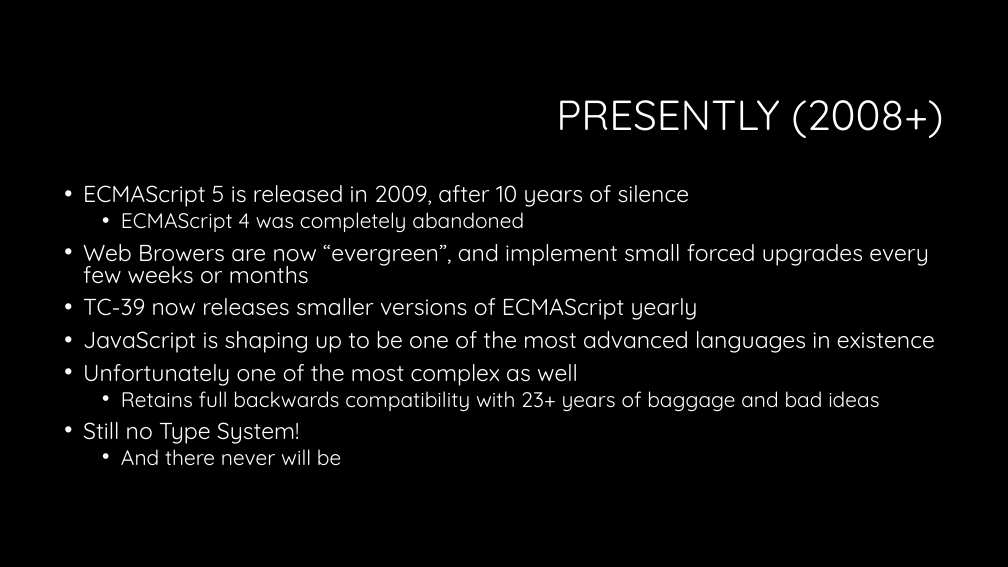
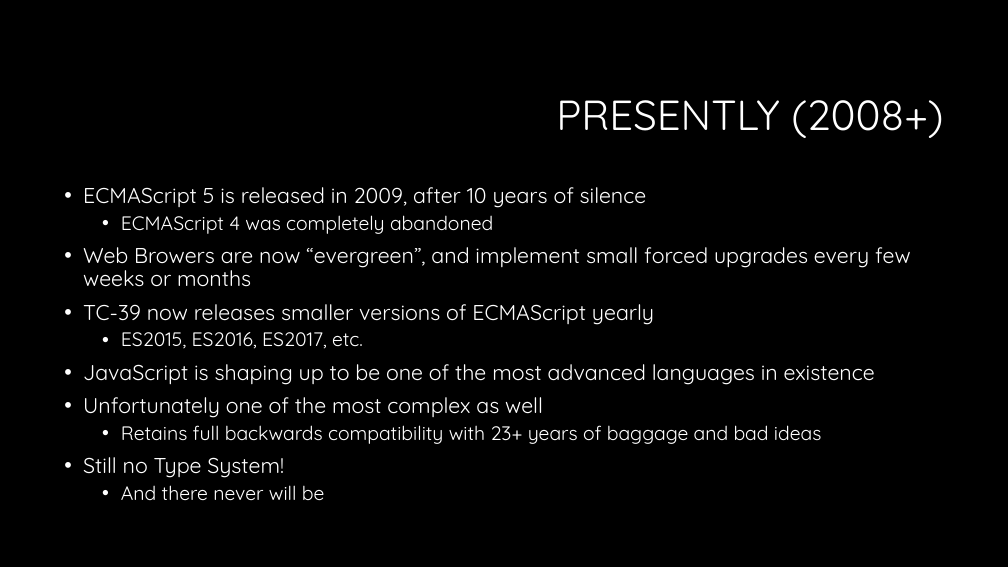
Before and after one commit to RonPenton/intro-to-typescript, a slide deck: slide 10 of Web development with Typescript.pptx (slide 9 before the commit). Drawn at 1008x567 pixels with LibreOffice and Linux fonts; fonts in the diff are those of the drawing; background and template pictures are left out. Boxes give left, top, right and bottom in pixels: in the first picture for what was removed or moved away, otherwise in the second. Text is boxed around its words. In the diff, an @@ line names an element or a change of style, - is before the commit and + after.

```diff
--- a/Web development with Typescript.pptx
+++ b/Web development with Typescript.pptx
@@ text at (83, 187, 911, 500): size 22 to 20.4 pt in "ECMAScript 5 is released in 2009, after ...", "Web Browers are now “evergreen”, and implement ...", "TC-39 now releases smaller versions of ECMAScript ...", "JavaScript is shaping up to be one ..." and 2 more places; size 20 to 18.5 pt in "ECMAScript 4 was completely abandoned", "Retains full backwards compatibility with 23+ years ...", "And there never will be"; line spacing 0.8 to 0.9 @@
@@ text at (121, 332, 363, 349): paragraph added @@
+  • ES2015, ES2016, ES2017, etc.
```
Also in this commit, not shown: 18 other slides changed, 3 slides added, 2 slides removed.
